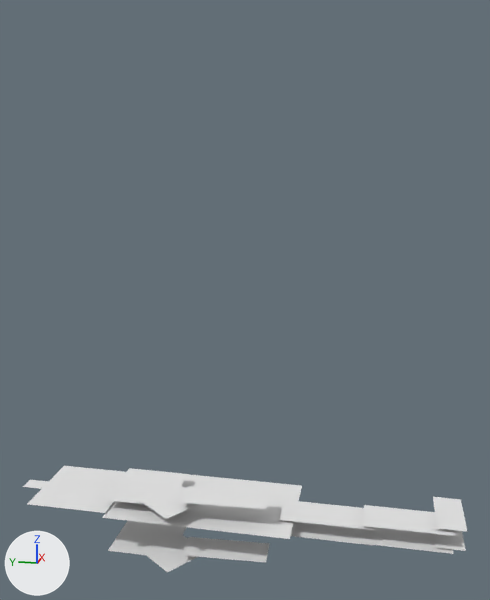
A saved change to the Blender file data/resources/Blender models/knight_2d.blend.
Before and after are seen from a 50 mm camera at (-3.75, -0.99, 2.25) aimed at (-0.02, -0.24, 1.32). The lights are fixed; the arrows at lower left show +X, +Y and +Z. The same objects are shown in both versions, whatever each file hides.
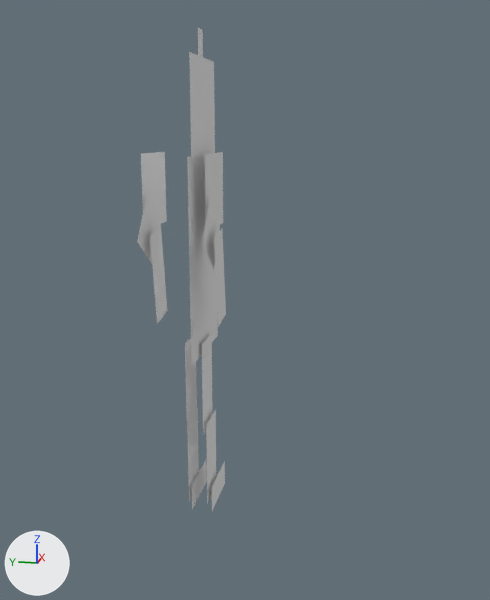
Boxes (x1, y1, x2, y2) around the edits, measured in the pictures (490 x 600 px; the box of a moved part takes in the faces that stretch with it):
'Plane', reshaped, moved, turned: before (23, 466, 467, 572); after (137, 28, 226, 511)
part 1 of me_plane_001, moved or reshaped: before (180, 486, 270, 563); after (150, 227, 226, 327)

What changed in the scene script:
```text
Change me_plane_001:
    where me_plane_001.from_pydata(...)  # 60 vertices, 15 faces; spans x -0.4..0.3, y -1.55..1.23, z -0.28..0.14
    used by ob_plane; location = (0.0, 0.0, 0.0)
    me_plane_001 part 1
    me_plane_001.vertices[12].co: (-0.26, -0.42, 0.14) -> (-0.26, -0.34, 0.14)
    me_plane_001.vertices[13].co: (-0.07, -0.41, 0.14) -> (-0.07, -0.31, 0.14)
    me_plane_001.vertices[14].co: (-0.29, 0.09, 0.14) -> (-0.33, 0.16, 0.14)
    me_plane_001.vertices[15].co: (-0.1, 0.1, 0.14) -> (-0.14, 0.19, 0.14)
    me_plane_001.vertices[48].co: (-0.1, 0.1, -0.21) -> (-0.14, 0.19, -0.21)
    me_plane_001.vertices[49].co: (-0.29, 0.09, -0.21) -> (-0.33, 0.16, -0.21)
    me_plane_001.vertices[50].co: (-0.07, -0.41, -0.21) -> (-0.07, -0.31, -0.21)
    me_plane_001.vertices[51].co: (-0.26, -0.42, -0.21) -> (-0.26, -0.34, -0.21)
Change ob_plane:
    ob_plane.location: (0.0, 0.0, 0.0) -> (0.0, 0.0, 1.558)
    ob_plane.rotation_euler: (0.0, 0.0, 0.0) -> (1.571, 0.0, 0.0)  # degrees (0, 0, 0) -> degrees (90, 0, 0)
```
